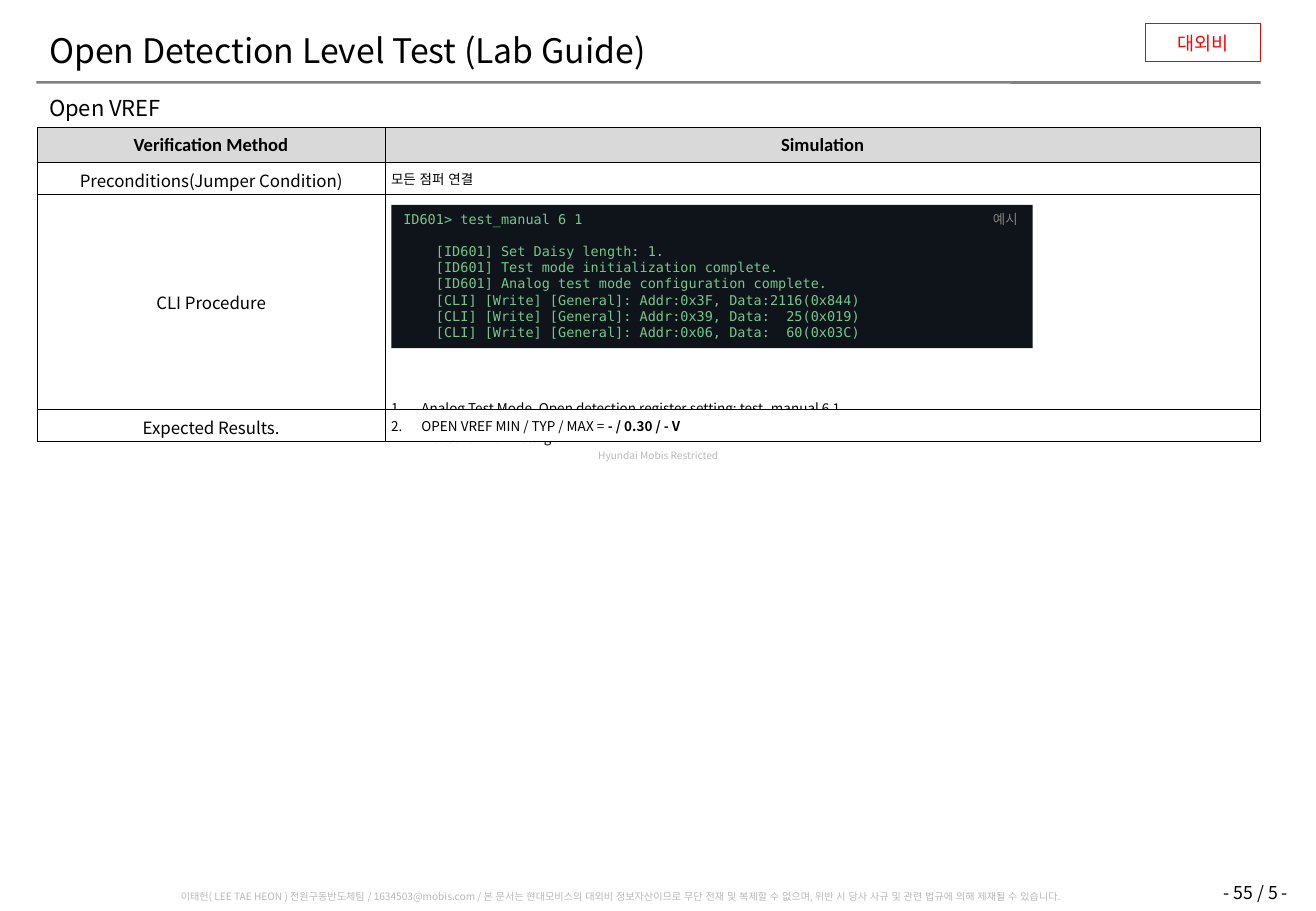
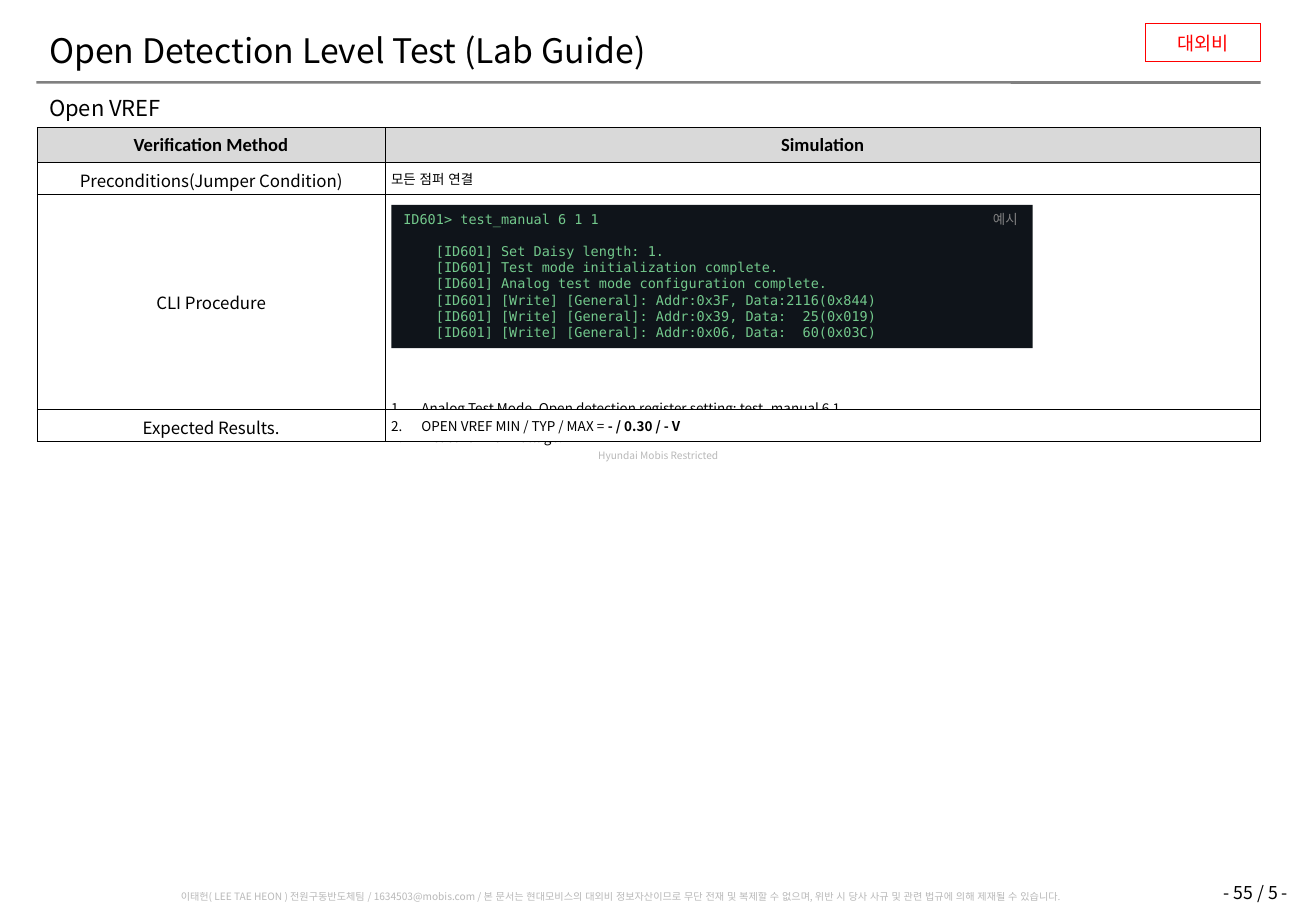
Before and after one commit to oio9595/Global_Technologies_FW, a slide deck: slide 56 of ID601/Jig/ID601_ES/Docs/GT/ID601_Test_Plan_MOBIS_261104_2_wLAB_Guide.pptx. Drawn at 1316x911 pixels with LibreOffice and Linux fonts; fonts in the diff are those of the drawing; background and template pictures are left out. Boxes give left, top, right and bottom in pixels: in the first picture for what was removed or moved away, otherwise in the second. Text is boxed around its words. In the diff, an @@ line names an element or a change of style, - is before the commit and + after.

Commit message:
CLI 명령어 중 manual trim, test 코드 정리 (각 .c로 이동함)

```diff
--- a/ID601/Jig/ID601_ES/Docs/GT/ID601_Test_Plan_MOBIS_261104_2_wLAB_Guide.pptx
+++ b/ID601/Jig/ID601_ES/Docs/GT/ID601_Test_Plan_MOBIS_261104_2_wLAB_Guide.pptx
@@ text in rectangle at [403,213,599,227]: text changed @@
-ID601> test_manual 6 1
+ID601> test_manual 6 1 1
@@ text in rectangle at [436,294,876,339]: text changed @@
-[CLI] [Write] [General]: Addr:0x3F, Data:2116(0x844)
-[CLI] [Write] [General]: Addr:0x39, Data: 25(0x019)
-[CLI] [Write] [General]: Addr:0x06, Data: 60(0x03C)
+[ID601] [Write] [General]: Addr:0x3F, Data:2116(0x844)
+[ID601] [Write] [General]: Addr:0x39, Data: 25(0x019)
+[ID601] [Write] [General]: Addr:0x06, Data: 60(0x03C)
```
Also in this commit, not shown: 26 other slides changed, 6 other files.
